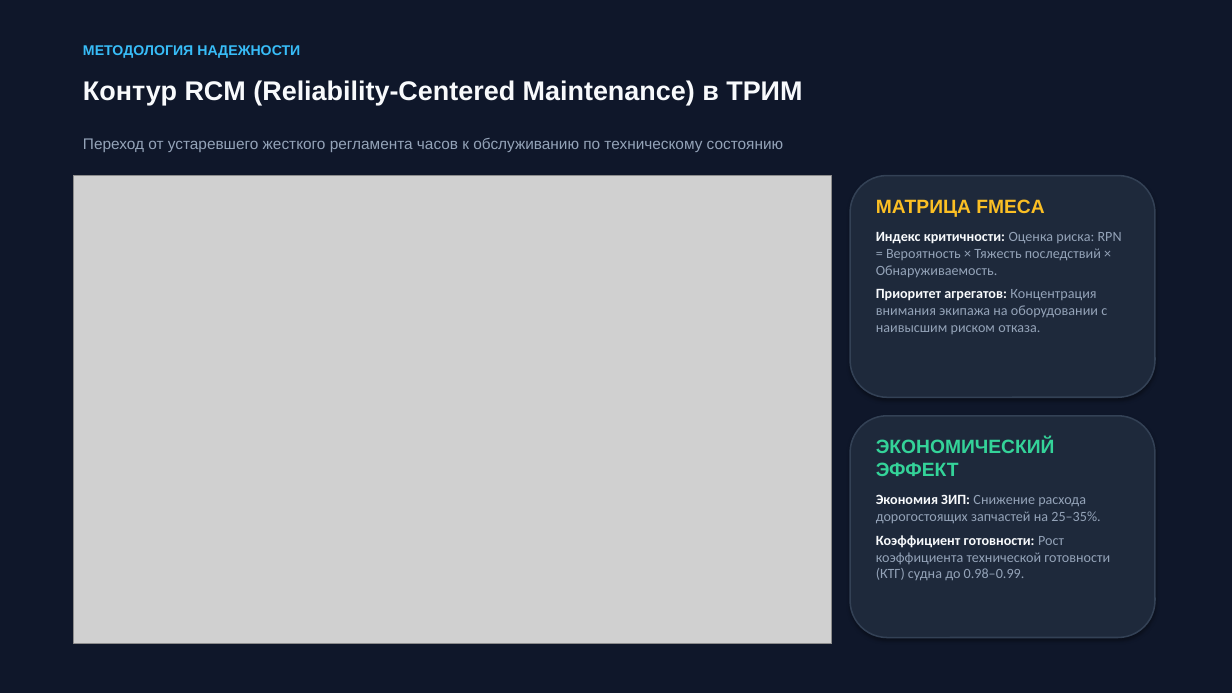
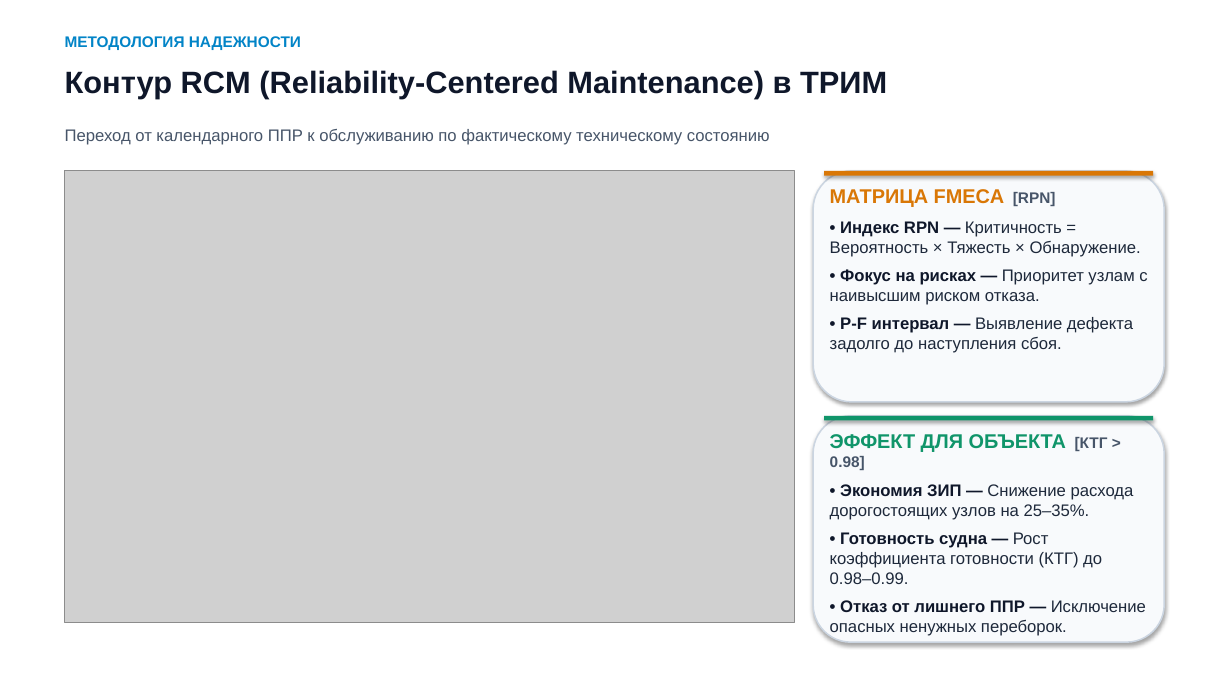
Before and after one commit to kargtx/stage5, a slide deck: slide 5 of ЭАССН/Доклад_EAM_ТРИМ_в_АССН/EAM_ТРИМ_в_АССН_Презентация.pptx. Drawn at 1232x693 pixels with LibreOffice and Linux fonts; fonts in the diff are those of the drawing; grey boxes stand for pictures. Boxes give left, top, right and bottom in pixels: in the first picture for what was removed or moved away, otherwise in the second. Text is boxed around its words. In the diff, an @@ line names an element or a change of style, - is before the commit and + after.

Commit message:
style(ЭАССН): увеличение шрифтов презентации ТРИМ под проектор, светлая тема и краткий доклад

```diff
--- a/ЭАССН/Доклад_EAM_ТРИМ_в_АССН/EAM_ТРИМ_в_АССН_Презентация.pptx
+++ b/ЭАССН/Доклад_EAM_ТРИМ_в_АССН/EAM_ТРИМ_в_АССН_Презентация.pptx
@@ background #0F172A to #FFFFFF @@
@@ text "МЕТОДОЛОГИЯ НАДЕЖНОСТИ": place and size @@
-text "МЕТОДОЛОГИЯ НАДЕЖНОСТИ" at (83, 45, 300, 58)
+text "МЕТОДОЛОГИЯ НАДЕЖНОСТИ" at (65, 36, 301, 50)
@@ text "МЕТОДОЛОГИЯ НАДЕЖНОСТИ" at (65, 36, 301, 50): size 11 to 12 pt, text colour #38BDF8 to #0284C7 @@
@@ text "Контур RCM (Reliability-Centered Maintenance) в ...": place and size @@
-text "Контур RCM (Reliability-Centered Maintenance) в ..." at (83, 80, 802, 105)
+text "Контур RCM (Reliability-Centered Maintenance) в ..." at (65, 70, 887, 99)
@@ text "Контур RCM (Reliability-Centered Maintenance) в ..." at (65, 70, 887, 99): size 21 to 24 pt, text colour #F8FAFC to #0F172A @@
@@ text at (65, 129, 770, 145): text changed; size 12 to 13 pt; text colour #94A3B8 to #475569 @@
-Переход от устаревшего жесткого регламента часов к обслуживанию по техническому состоянию
+Переход от календарного ППР к обслуживанию по фактическому техническому состоянию
@@ picture: place and size @@
-picture at (74, 176, 832, 644)
+picture at (65, 171, 795, 622)
@@ rounded rectangle: place and size @@
-rounded rectangle at (850, 176, 1155, 397)
+rounded rectangle at (813, 171, 1165, 402)
@@ rounded rectangle at (813, 171, 1165, 402): fill #1E293B to #F8FAFC; outline #334155 1.2 pt to #CBD5E1 1.2 pt @@
@@ rectangle added at (824, 171, 1153, 176), fill #D97706 @@
@@ text at (830, 189, 1147, 353): text changed; size 11 to 13 pt; font Calibri to Arial; text colour #94A3B8 to #1E293B @@
-МАТРИЦА FMECA
-Индекс критичности: Оценка риска: RPN = Вероятность × Тяжесть последствий × Обнаруживаемость.
-Приоритет агрегатов: Концентрация внимания экипажа на оборудовании с наивысшим риском отказа.
+МАТРИЦА FMECA [RPN]
+• Индекс RPN — Критичность = Вероятность × Тяжесть × Обнаружение.
+• Фокус на рисках — Приоритет узлам с наивысшим риском отказа.
+• P-F интервал — Выявление дефекта задолго до наступления сбоя.
@@ rounded rectangle at (813, 416, 1165, 642): fill #1E293B to #F8FAFC; outline #334155 1.2 pt to #CBD5E1 1.2 pt @@
@@ rounded rectangle: place and size @@
-rounded rectangle at (850, 416, 1155, 638)
+rounded rectangle at (813, 416, 1165, 642)
@@ rectangle added at (824, 416, 1153, 421), fill #10956A @@
@@ text at (830, 434, 1146, 636): text changed; size 11 to 13 pt; font Calibri to Arial; text colour #94A3B8 to #1E293B @@
-ЭКОНОМИЧЕСКИЙ ЭФФЕКТ
-Экономия ЗИП: Снижение расхода дорогостоящих запчастей на 25–35%.
-Коэффициент готовности: Рост коэффициента технической готовности (КТГ) судна до 0.98–0.99.
+ЭФФЕКТ ДЛЯ ОБЪЕКТА [КТГ > 0.98]
+• Экономия ЗИП — Снижение расхода дорогостоящих узлов на 25–35%.
+• Готовность судна — Рост коэффициента готовности (КТГ) до 0.98–0.99.
+• Отказ от лишнего ППР — Исключение опасных ненужных переборок.
```
Also in this commit, not shown: 9 other slides changed, 2 slides added, 2 slides removed, 5 other files.
